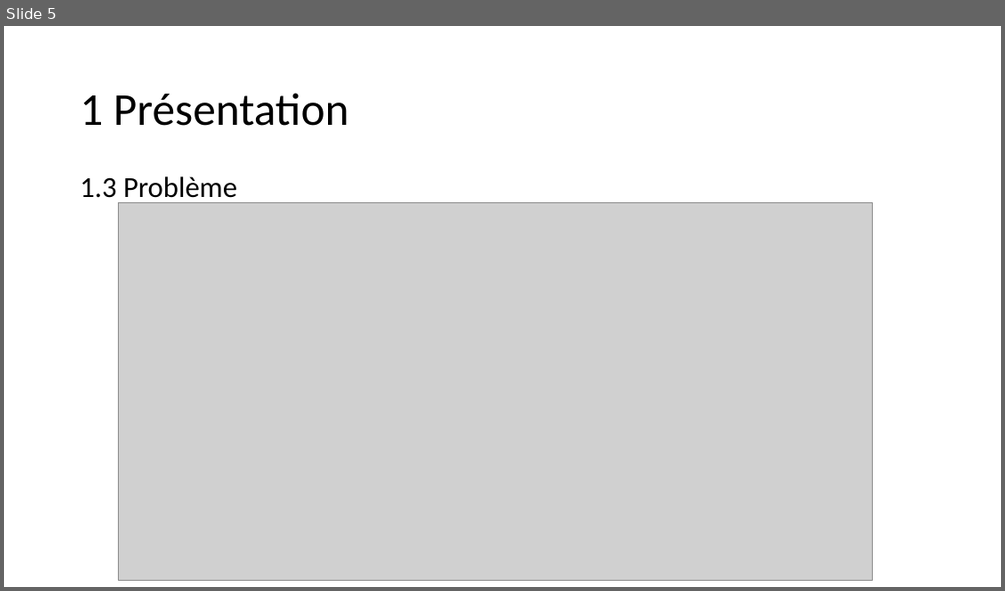
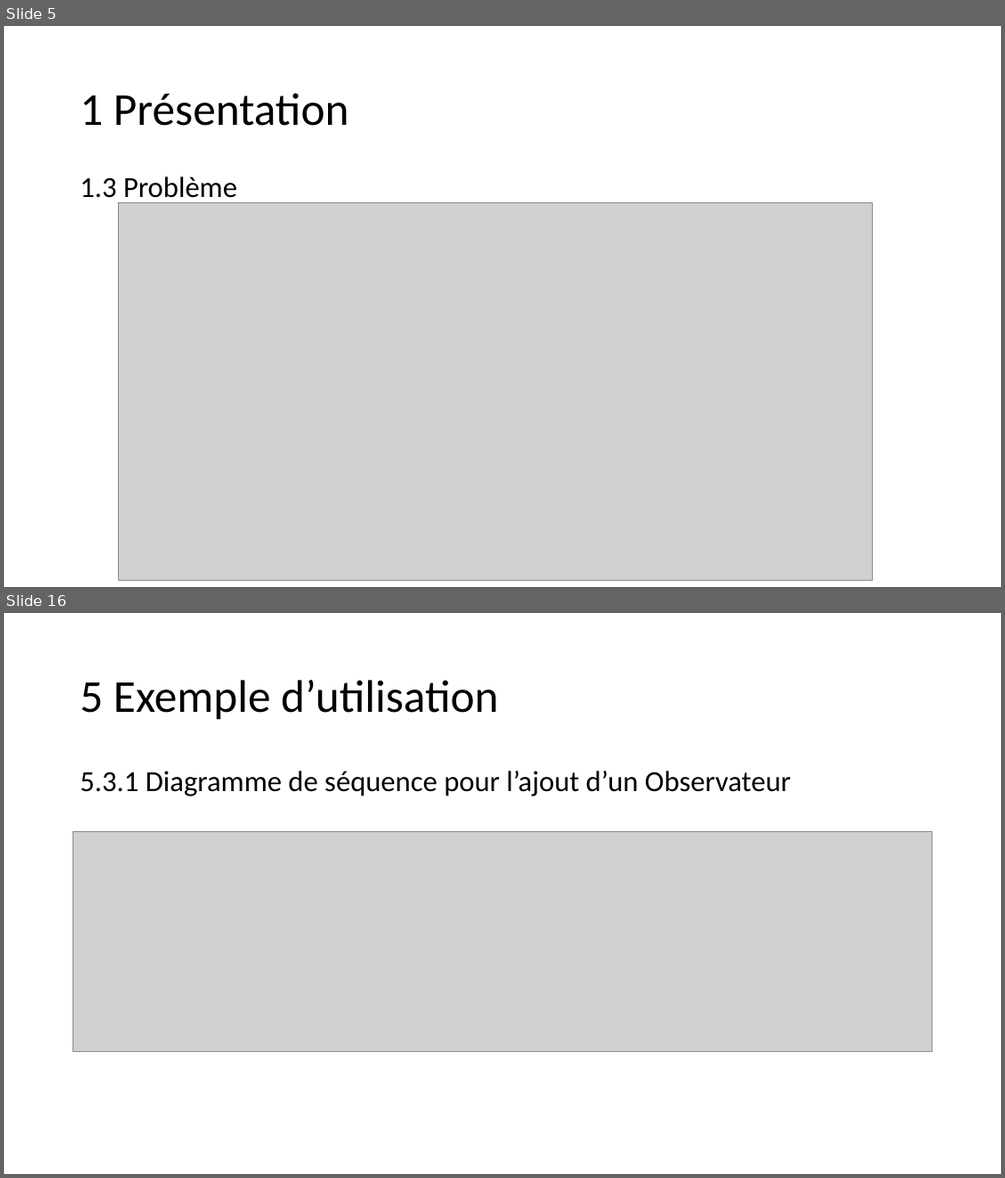
Before and after one commit to D-CRAVO/FORMATION-CDA-2210, a slide deck: 106_DesignPattern/Cours/Observateur/Observateur.pptx. Shown one above the other, each under a label of ours: slide 5 before the commit, slides 5 and 16 after it; the slides between them are not shown. The pictures are 1005x591 and 1005x1178 pixels, drawn with LibreOffice and Linux fonts; fonts in the diff are those of the drawing; grey boxes stand for pictures. Boxes give left, top, right and bottom in pixels: in the first picture for what was removed or moved away, otherwise in the second. Text is boxed around its words. In the diff, an @@ line names an element or a change of style, - is before the commit and + after.

```diff
--- a/106_DesignPattern/Cours/Observateur/Observateur.pptx
+++ b/106_DesignPattern/Cours/Observateur/Observateur.pptx
@@ slide 16 added at [4,613,1001,1174], background #FFFFFF @@
@@ title added at [80,680,498,720], 44 pt, text #000000 @@
+5 Exemple d’utilisation
@@ text added at [80,771,791,796], 28 pt, text #000000 @@
+5.3.1 Diagramme de séquence pour l’ajout d’un Observateur
@@ picture added at [73,832,933,1051] @@
```
Also in this commit, not shown: 5 slides changed, 17 other slides added, 3 slides removed, 32 other files.
